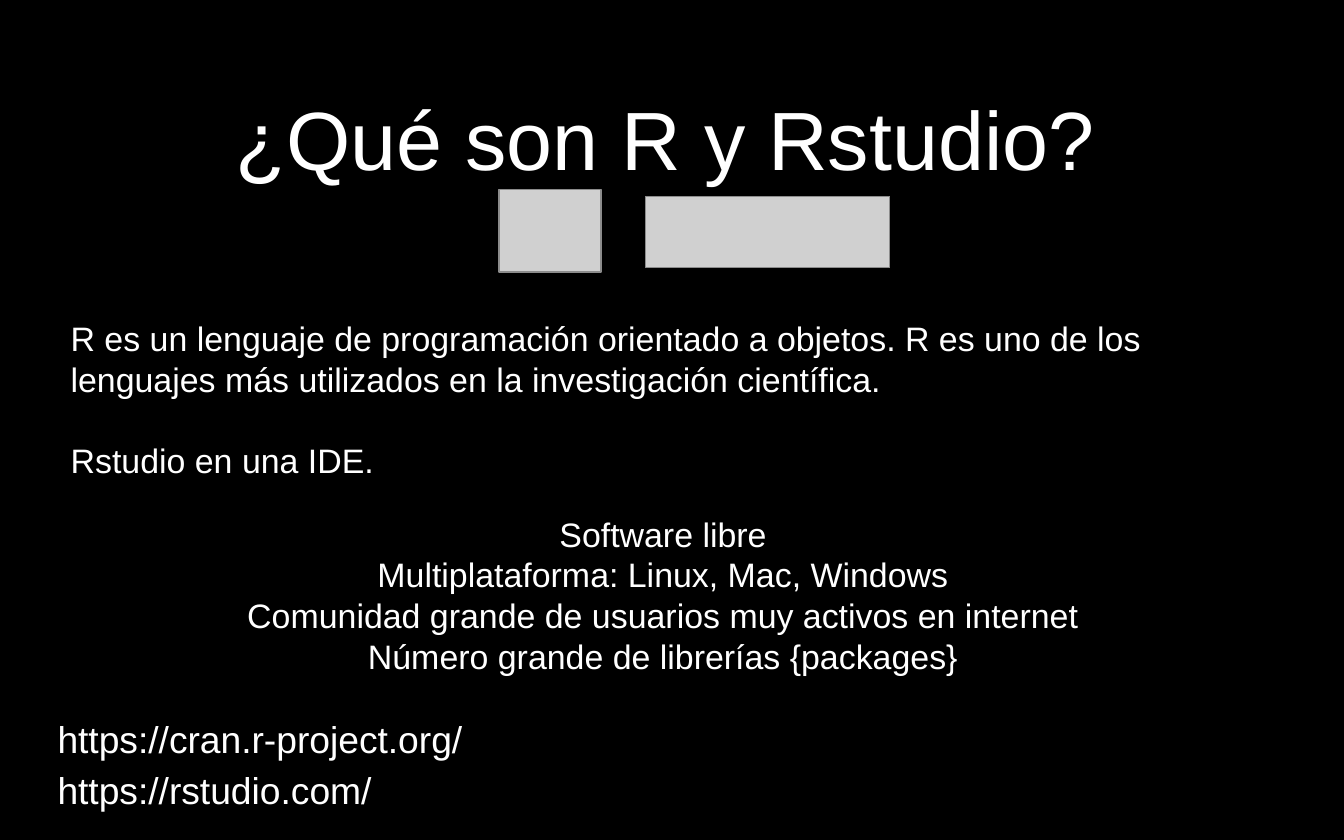
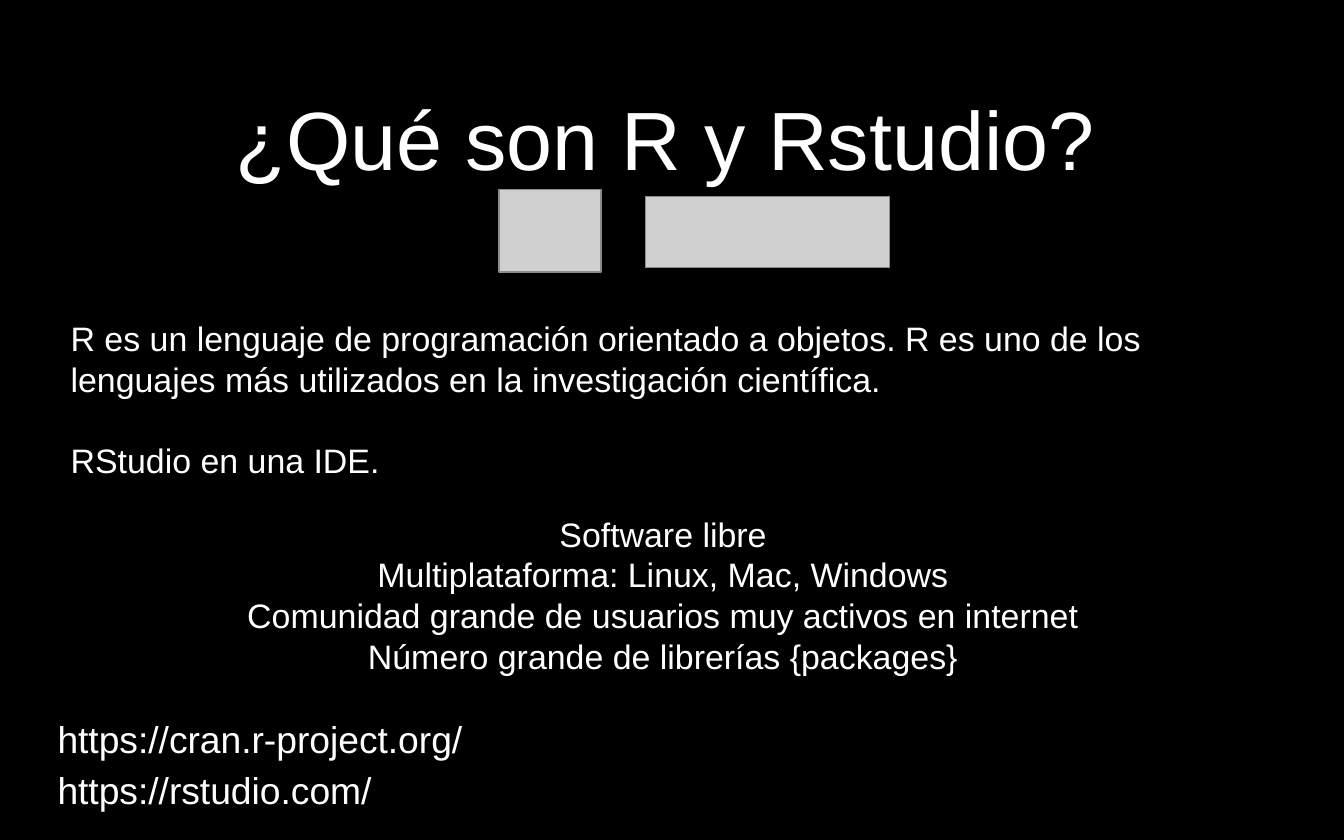
Before and after one commit to lebalcazar/R_IITCA, a slide deck: slide 2 of Presentacion/presentacion_01.odp. Drawn at 1344x840 pixels with LibreOffice and Linux fonts; fonts in the diff are those of the drawing; grey boxes stand for pictures. Boxes give left, top, right and bottom in pixels: in the first picture for what was removed or moved away, otherwise in the second. Text is boxed around its words. In the diff, an @@ line names an element or a change of style, - is before the commit and + after.

```diff
--- a/Presentacion/presentacion_01.odp
+++ b/Presentacion/presentacion_01.odp
@@ title at [71, 326, 1140, 474]: text changed @@
-R es un lenguaje de programación orientado a objetos. R es uno de los lenguajes más utilizados en la investigación científica.
-Rstudio en una IDE.
+R es un lenguaje de programación orientado a objetos. R es uno de los lenguajes más utilizados en la investigación científica.
+RStudio en una IDE.
```
Also in this commit, not shown: 1 other slide changed, 1 slide added, 1 slide removed, 3 other files.
